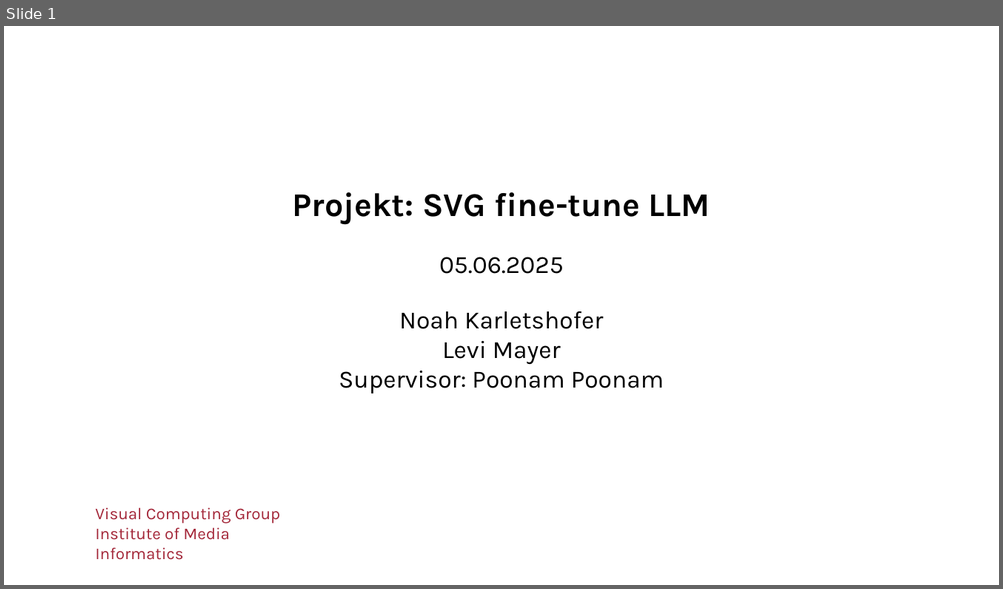
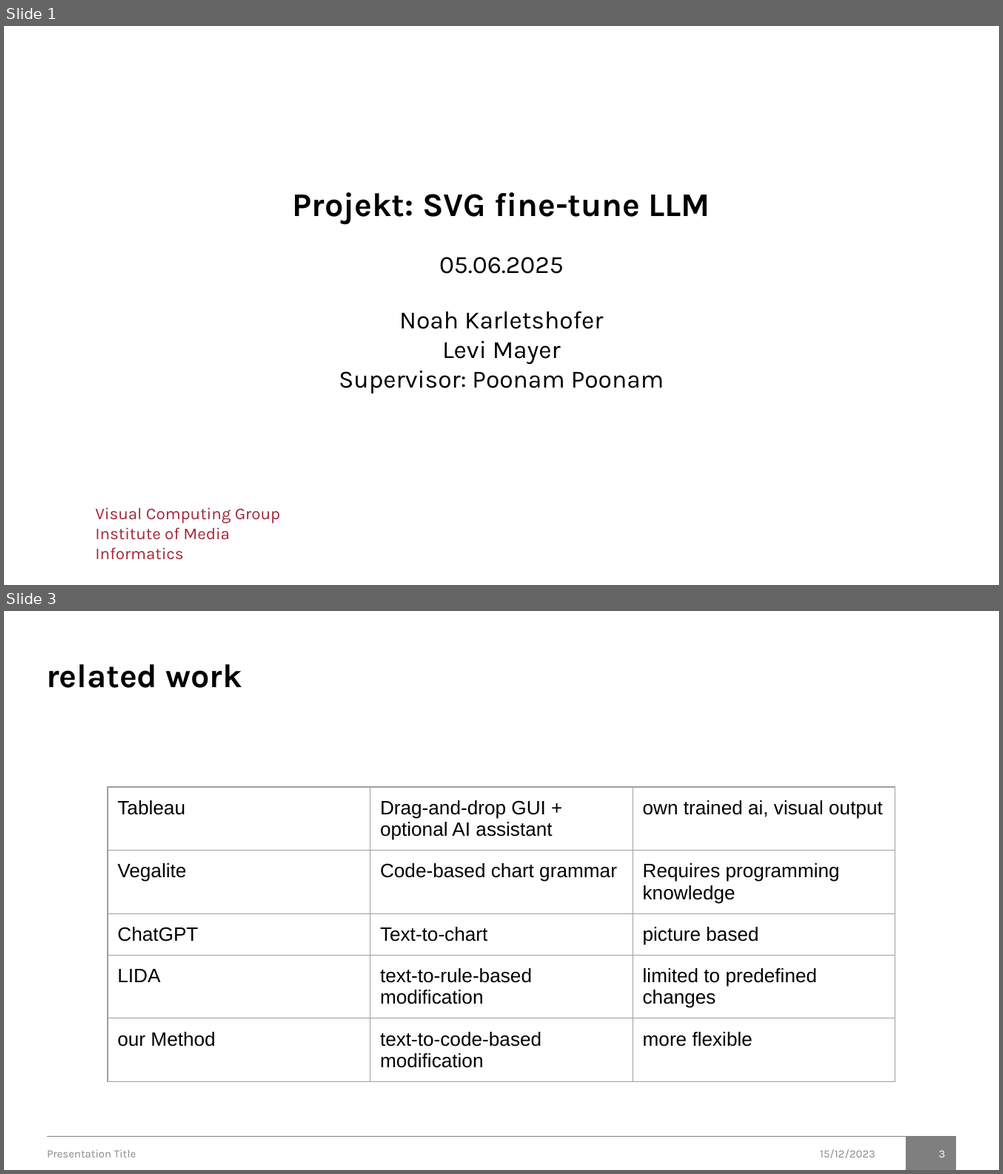
Before and after one commit to brickie-Noah/Lida-project, a slide deck: Presentation.pptx. Shown one above the other, each under a label of ours: slide 1 before the commit, slides 1 and 3 after it; the slides between them are not shown. The pictures are 1003x589 and 1003x1174 pixels, drawn with LibreOffice and Linux fonts; fonts in the diff are those of the drawing; background and template pictures are left out. Boxes give left, top, right and bottom in pixels: in the first picture for what was removed or moved away, otherwise in the second. Text is boxed around its words. In the diff, an @@ line names an element or a change of style, - is before the commit and + after.

Commit message:
Update presentation.pptx
done: related work, goal and method
missing: user study, discussion, conclusion

```diff
--- a/Presentation.pptx
+++ b/Presentation.pptx
@@ slide 3 added at (4, 611, 999, 1170), background #FFFFFF @@
@@ title added at (46, 664, 242, 688), 24 pt, text #000000, bold @@
+related work
@@ table added at (108, 787, 895, 1113), 5 rows, 3 columns @@
+Tableau | Drag-and-drop GUI + optional AI assistant | own trained ai, visual output
+Vegalite | Code-based chart grammar | Requires programming knowledge
+ChatGPT | Text-to-chart | picture based
+LIDA | text-to-rule-based modification | limited to predefined changes
+our Method | text-to-code-based modification | more flexible
@@ line added from (47, 1137) to (956, 1137), #7F7F7F 0.75 pt @@
@@ rectangle added at (905, 1137, 955, 1170), fill #7F7F7F @@
@@ text added at (47, 1150, 136, 1158), 8 pt, text #888888 @@
+Presentation Title
@@ text added at (819, 1150, 875, 1159), 8 pt, text #888888 @@
+15/12/2023
@@ page number added at (939, 1150, 945, 1158), 8 pt, text #FFFFFF @@
+3
```
Also in this commit, not shown: 5 slides changed, 2 other slides added, 2 slides removed.
